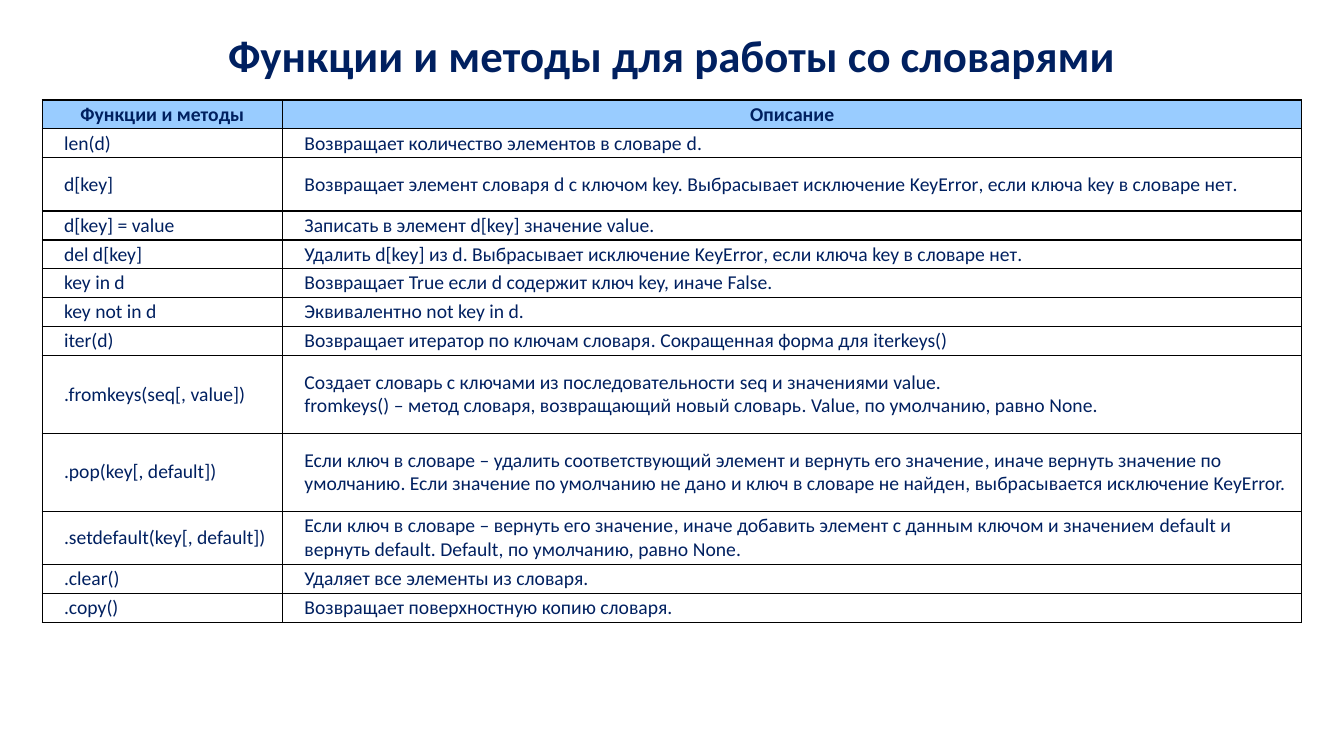
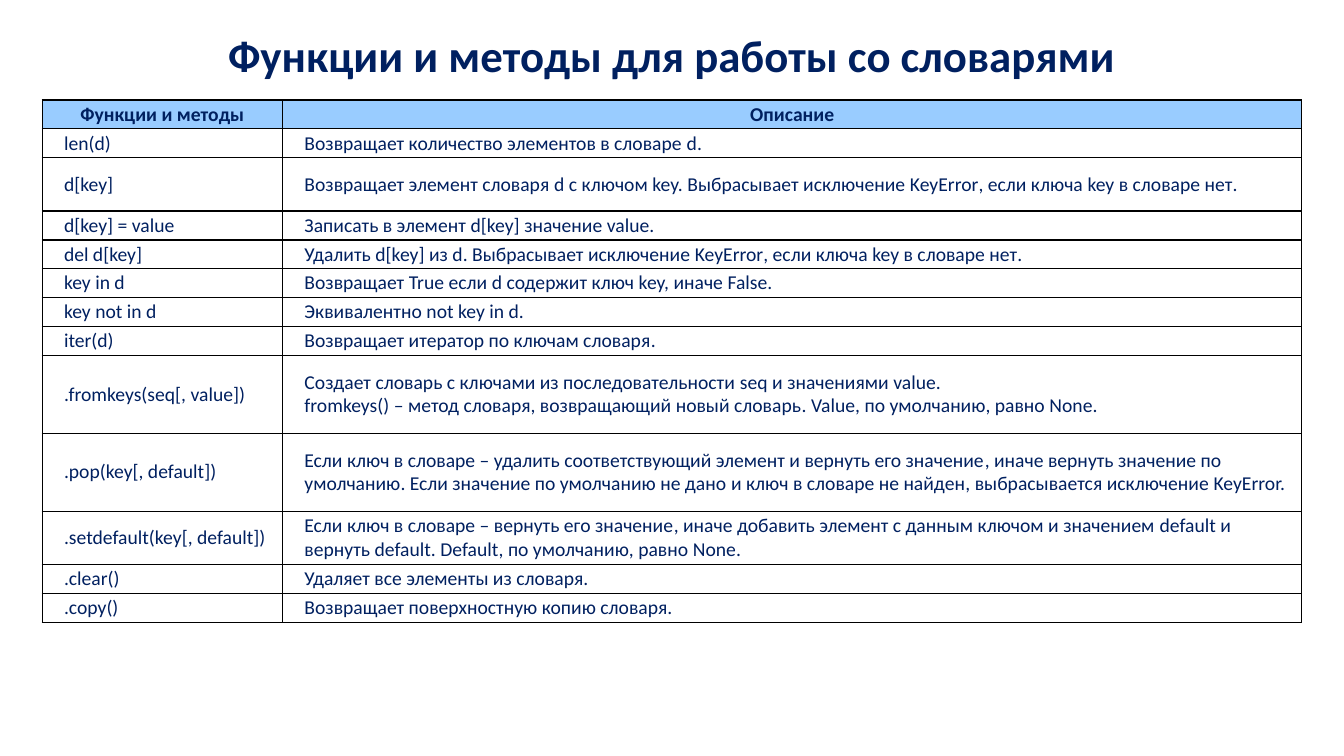
Before and after one commit to vamishnin/PythonCoursePro, a slide deck: slide 17 of Lectures/py_lec_4.pptx. Drawn at 1344x756 pixels with LibreOffice and Linux fonts; fonts in the diff are those of the drawing; background and template pictures are left out. Boxes give left, top, right and bottom in pixels: in the first picture for what was removed or moved away, otherwise in the second. Text is boxed around its words. In the diff, an @@ line names an element or a change of style, - is before the commit and + after.

```diff
--- a/Lectures/py_lec_4.pptx
+++ b/Lectures/py_lec_4.pptx
@@ table at (42, 100, 1303, 623) @@
-row 8, column 2: Возвращает итератор по ключам словаря. Сокращенная форма для iterkeys()
+row 8, column 2: Возвращает итератор по ключам словаря.
```
Also in this commit, not shown: 11 other slides changed, 7 other files.
